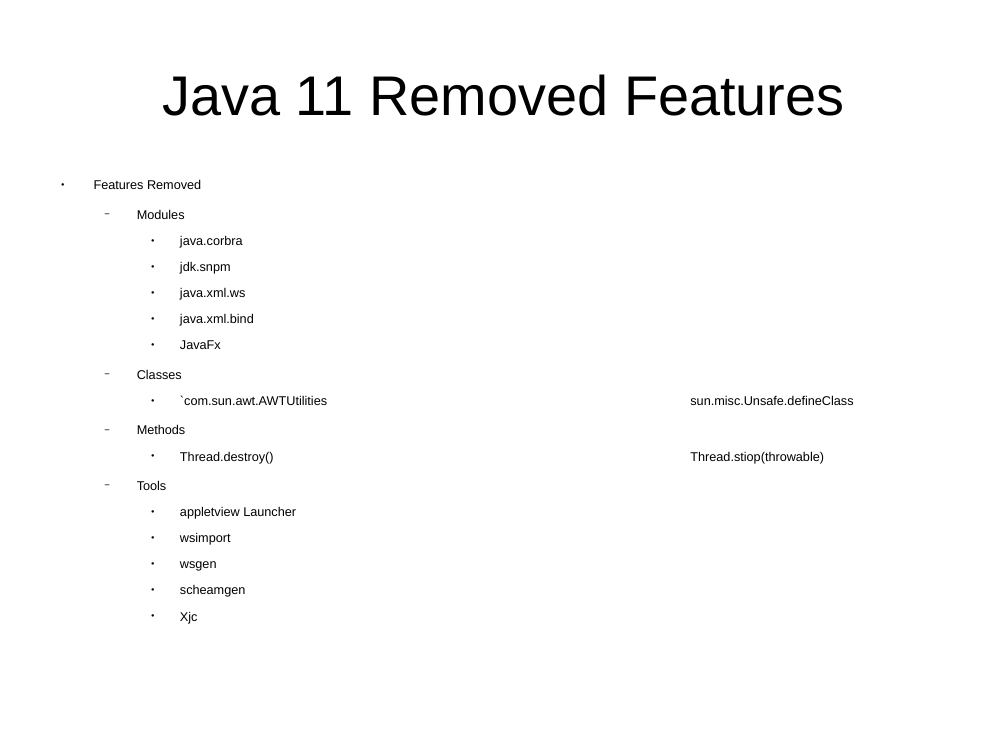
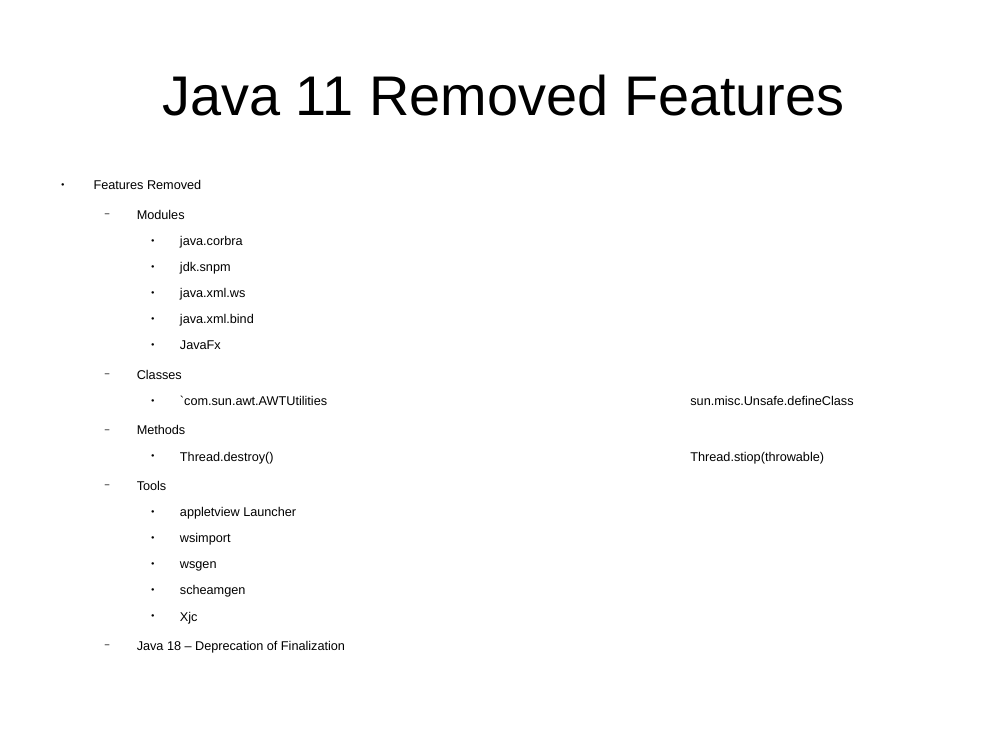
Before and after one commit to CharlesStockman/notesFromCourses, a slide deck: slide 4 of java/core/01_core.odp. Drawn at 1008x756 pixels with LibreOffice and Linux fonts; fonts in the diff are those of the drawing. Boxes give left, top, right and bottom in pixels: in the first picture for what was removed or moved away, otherwise in the second. Text is boxed around its words. In the diff, an @@ line names an element or a change of style, - is before the commit and + after.

```diff
--- a/java/core/01_core.odp
+++ b/java/core/01_core.odp
@@ text at [137,640,345,653]: paragraph added @@
+  − Java 18 – Deprecation of Finalization
```
Also in this commit, not shown: 5 other slides changed, 3 slides added, 31 other files.
